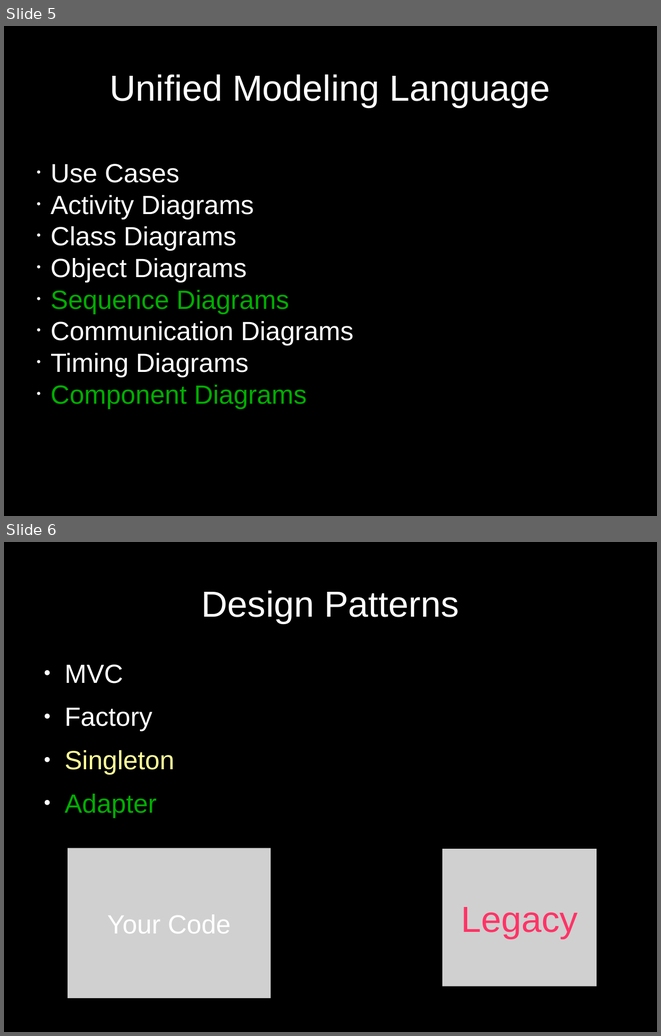
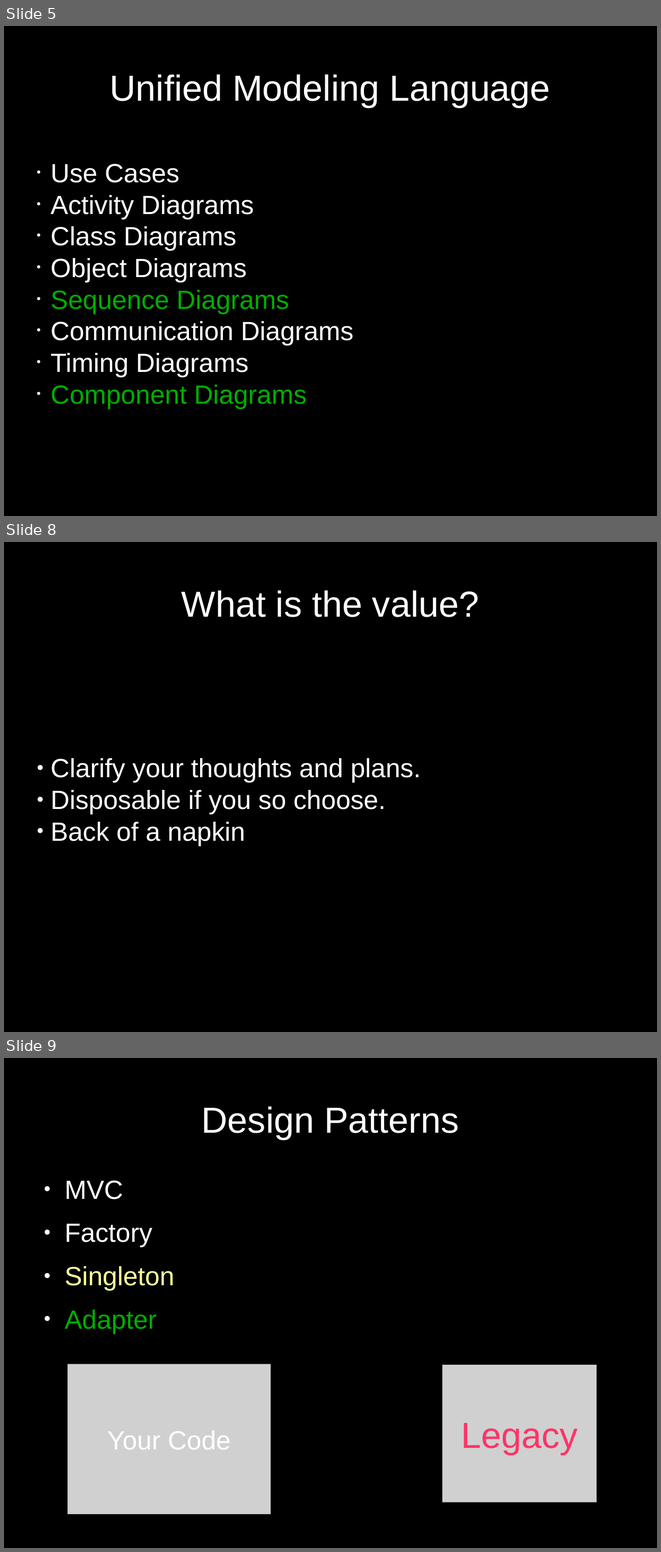
Before and after one commit to ChrisLynch42/presentations, a slide deck: codepalousa/legacy_code/coudepalousa.odp. Shown one above the other, each under a label of ours: slides 5 and 6 before the commit, slides 5, 8 and 9 after it; the slides between them are not shown. The pictures are 661x1036 and 661x1552 pixels, drawn with LibreOffice and Linux fonts; fonts in the diff are those of the drawing; grey boxes stand for pictures. Boxes give left, top, right and bottom in pixels: in the first picture for what was removed or moved away, otherwise in the second. Text is boxed around its words. In the diff, an @@ line names an element or a change of style, - is before the commit and + after.

```diff
--- a/codepalousa/legacy_code/coudepalousa.odp
+++ b/codepalousa/legacy_code/coudepalousa.odp
@@ slide 8 added at (4,542,657,1032), background #000000 @@
@@ title added at (182,590,479,617), 44 pt, text #FFFFFF @@
+What is the value?
@@ subtitle added at (51,758,421,846), 32 pt, text #FFFFFF @@
+● Clarify your thoughts and plans.
+● Disposable if you so choose.
+● Back of a napkin
@@ what was slide 6 is now slide 9 @@
```
Also in this commit, not shown: 2 slides changed, 5 other slides added.
